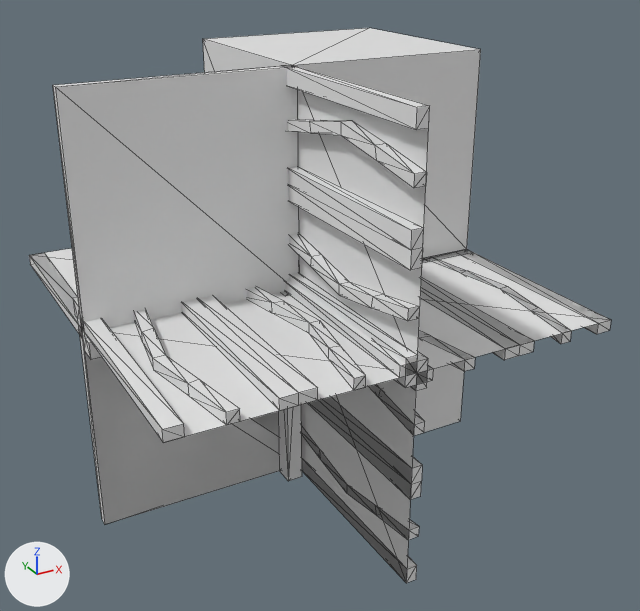
One commit to the OBJ model Data/bmc/tiles/t_158.obj: the scene before it, then after it.
Both versions are drawn from a 50 mm lens placed at (-0.873, -1.71, 0.788), pointed at (0.042, -0.046, -0.044). Every picture has the same lights, and +X, +Y and +Z are marked at lower left. Mesh edges are drawn as thin lines. Where no turn or scale is listed for an object, it has been applied to the vertices.

Names of what the first picture shows: 't_158'.
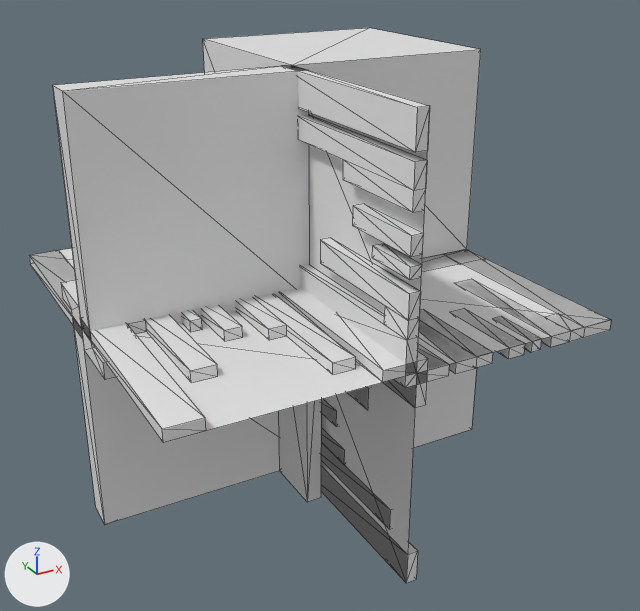
What changed in the scene script:
```text
Change me_t_158:
    used by ob_t_158; location = (0.0, 0.0, 0.0)
    remove me_t_158.from_pydata(...)  # 415 vertices, 808 faces; spans x -0.5..0.5, y -0.5..0.5, z -0.5..0.5
    add me_t_158.from_pydata(...)  # 351 vertices, 664 faces; spans x -0.5..0.5, y -0.5..0.5, z -0.5..0.5
    me_t_158 part 1: a new loose piece, a box spanning x -0.025..0.0, y -0.5..-0.3, z 0.237..0.277
    me_t_158 part 2: a new loose piece, a box spanning x -0.025..0.0, y -0.5..-0.374, z 0.193..0.218
    me_t_158 part 3: a new loose piece, a box spanning x 0.282..0.307, y -0.5..-0.374, z -0.025..0.0
    me_t_158 part 4: a new loose piece, a box spanning x 0.223..0.263, y -0.5..-0.3, z -0.025..0.0
    me_t_158 part 5: the loose piece of 38 vertices spanning x -0.025..0.025, y -0.5..0.5, z -0.429..-0.362 is rebuilt with 25 vertices and now spans x -0.025..0.025, y -0.429..0.429, z -0.408..-0.318
    me_t_158 part 6: the loose piece of 38 vertices spanning x -0.138..-0.071, y -0.5..0.5, z -0.025..0.025 is rebuilt with 25 vertices and now spans x -0.182..-0.092, y -0.429..0.429, z -0.025..0.025
    me_t_158 part 7: the loose piece of 21 vertices spanning x -0.287..-0.213, y -0.5..0.5, z -0.025..0.025 is rebuilt with 14 vertices and now spans x -0.263..-0.223, y -0.2..0.2, z -0.025..0.025
    me_t_158 part 8: the loose piece of 21 vertices spanning x -0.025..0.025, y -0.5..0.5, z -0.288..-0.212 is rebuilt with 14 vertices and now spans x -0.025..0.025, y -0.2..0.2, z -0.277..-0.237
    me_t_158 part 9: the loose piece of 20 vertices spanning x 0.071..0.138, y -0.5..0.0, z -0.025..0.0 is rebuilt with 14 vertices and now spans x 0.092..0.182, y -0.5..-0.071, z -0.025..0.0
    me_t_158 part 10: the loose piece of 20 vertices spanning x -0.025..0.0, y -0.5..0.0, z 0.363..0.429 is rebuilt with 14 vertices and now spans x -0.025..0.0, y -0.5..-0.071, z 0.318..0.408
    me_t_158 part 11: a new loose piece of 14 vertices spanning x -0.307..-0.282, y -0.126..0.126, z -0.025..0.025
    me_t_158 part 12: the loose piece of 12 vertices spanning x 0.213..0.287, y -0.5..0.0, z -0.025..0.0 is deleted
    me_t_158 part 13: the loose piece of 12 vertices spanning x -0.025..0.0, y -0.5..0.0, z 0.213..0.288 is deleted
    me_t_158 part 14: 186 vertices removed from x -0.5..0.5, y -0.5..0.5, z -0.5..0.5; 138 vertices added at x -0.5..0.5, y -0.5..0.5, z -0.5..0.5
```

Pixel boxes (x1, y1, x2, y2) of what changed, in the pictures (640 x 611 px; the box of a moved part takes in the faces that stretch with it):
part 1 of me_t_158, added
    after: (353, 204, 424, 257)
part 2 of me_t_158, added
    after: (372, 244, 422, 280)
part 3 of me_t_158, added
    after: (497, 317, 541, 352)
part 4 of me_t_158, added
    after: (450, 308, 525, 359)
part 5 of me_t_158, rebuilt
    before: (301, 426, 419, 540)
    after: (321, 429, 390, 527)
part 6 of me_t_158, rebuilt
    before: (247, 287, 366, 390)
    after: (236, 293, 356, 375)
part 7 of me_t_158, rebuilt
    before: (181, 296, 318, 410)
    after: (201, 305, 243, 341)
part 8 of me_t_158, rebuilt
    before: (309, 397, 422, 500)
    after: (321, 399, 337, 421)
part 9 of me_t_158, rebuilt
    before: (418, 331, 475, 371)
    after: (418, 310, 493, 374)
part 10 of me_t_158, rebuilt (7% narrower, 41% taller)
    before: (288, 119, 427, 188)
    after: (298, 115, 427, 213)
part 11 of me_t_158, added
    after: (181, 310, 202, 332)
part 12 of me_t_158, deleted
    before: (420, 277, 534, 360)
part 13 of me_t_158, deleted
    before: (288, 167, 424, 270)
part 14 of me_t_158, moved or reshaped
    both: (29, 65, 611, 583)
